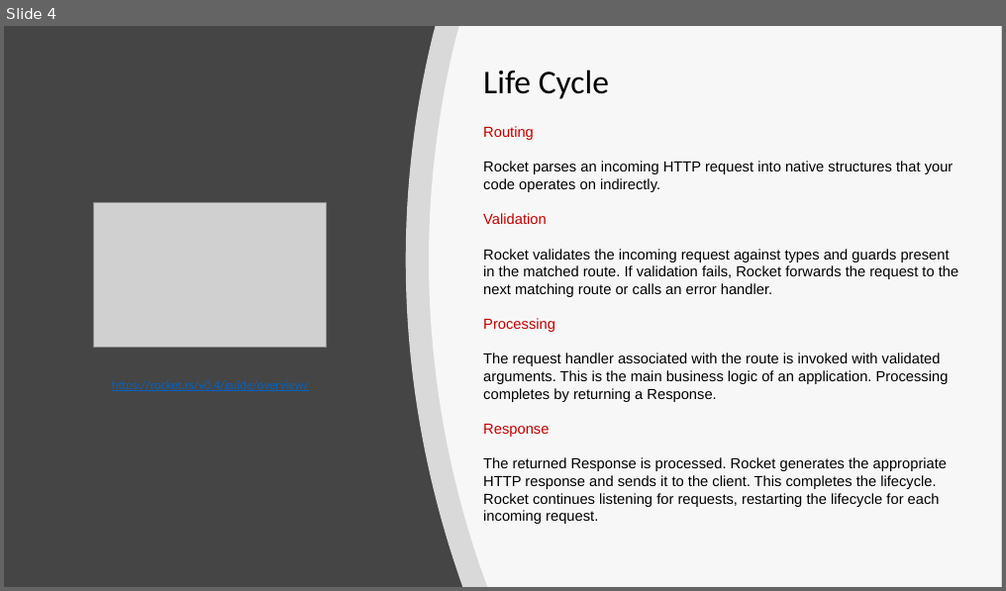
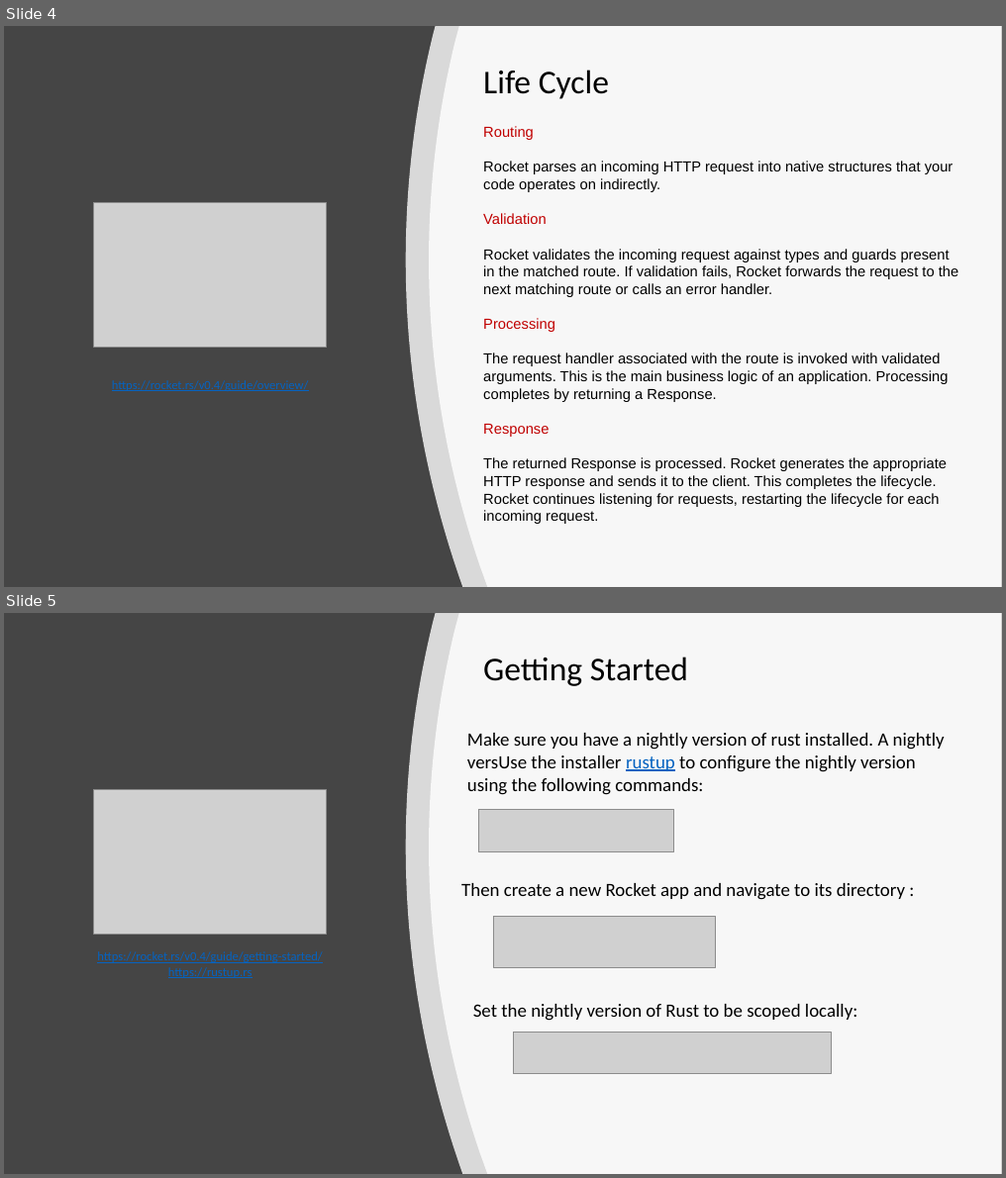
Before and after one commit to ctrachte/Rusty-Web-App, a slide deck: RustyWebApp.pptx. Shown one above the other, each under a label of ours: slide 4 before the commit, slides 4 and 5 after it. The pictures are 1006x591 and 1006x1178 pixels, drawn with LibreOffice and Linux fonts; fonts in the diff are those of the drawing; grey boxes stand for pictures. Boxes give left, top, right and bottom in pixels: in the first picture for what was removed or moved away, otherwise in the second. Text is boxed around its words. In the diff, an @@ line names an element or a change of style, - is before the commit and + after.

Commit message:
update powerpoint add getting started section

```diff
--- a/RustyWebApp.pptx
+++ b/RustyWebApp.pptx
@@ slide 5 added at (4,613,1002,1174), background #454545 @@
@@ freeform shape added at (406,613,1002,1174), fill #FFFFFF at 80% opacity @@
@@ freeform shape added at (430,613,1002,1174), fill #FFFFFF at 80% opacity @@
@@ text added at (483,657,688,686), 32 pt, text #000000 @@
+Getting Started
@@ text added at (467,733,944,795), 18 pt, text #000000 @@
+Make sure you have a nightly version of rust installed. A nightly versUse the installer rustup to configure the nightly version using the following commands:
@@ picture added at (94,789,327,935) @@
@@ picture added at (478,809,674,852) @@
@@ text added at (461,883,905,900), 18 pt, text #000000 @@
+Then create a new Rocket app and navigate to its directory :
@@ picture added at (493,916,715,967) @@
@@ text added at (97,952,322,978), 12 pt, text #0563C1, underline @@
+https://rocket.rs/v0.4/guide/getting-started/
+https://rustup.rs
@@ text added at (473,1004,857,1021), 18 pt, text #000000 @@
+Set the nightly version of Rust to be scoped locally:
@@ picture added at (514,1032,832,1074) @@
```
